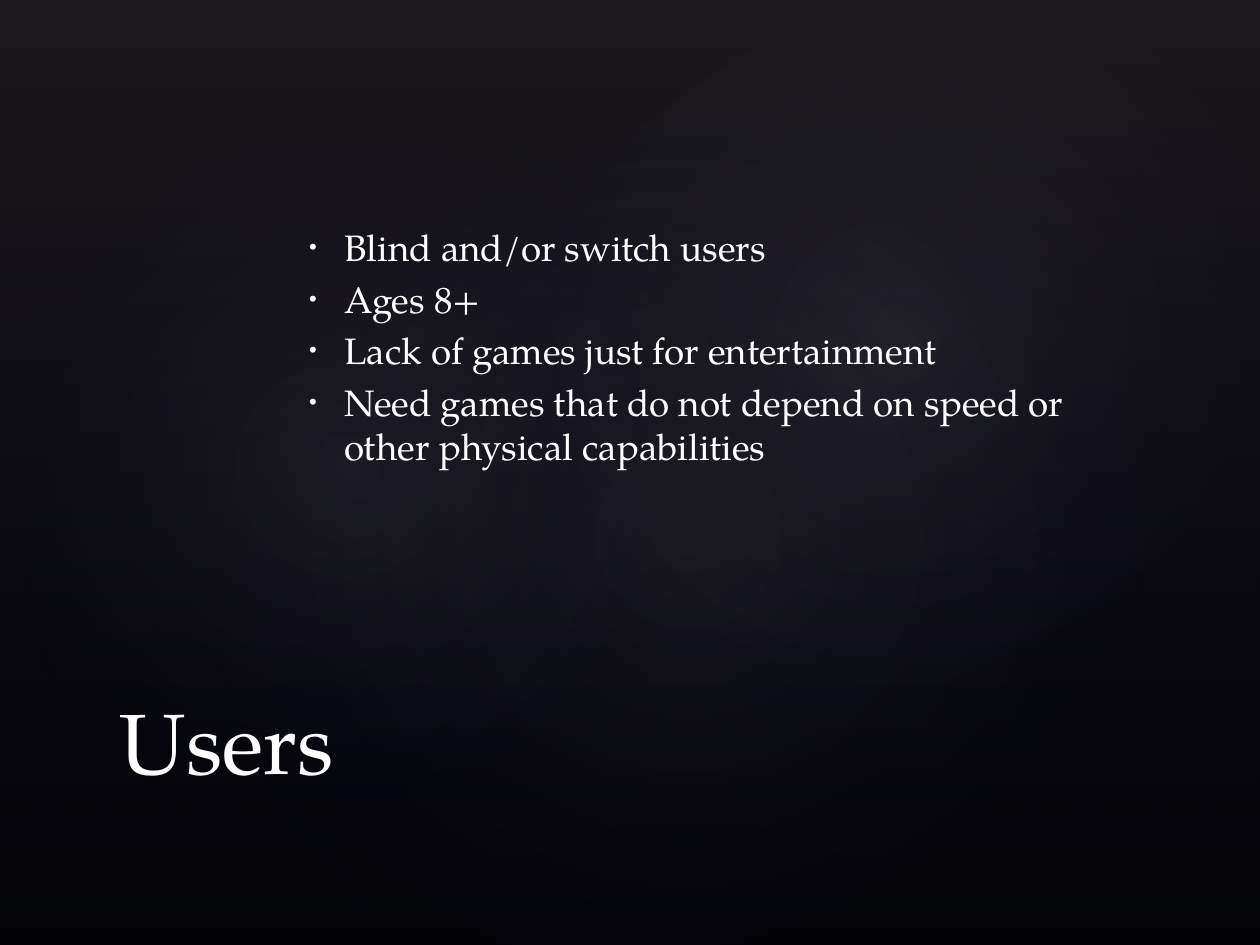
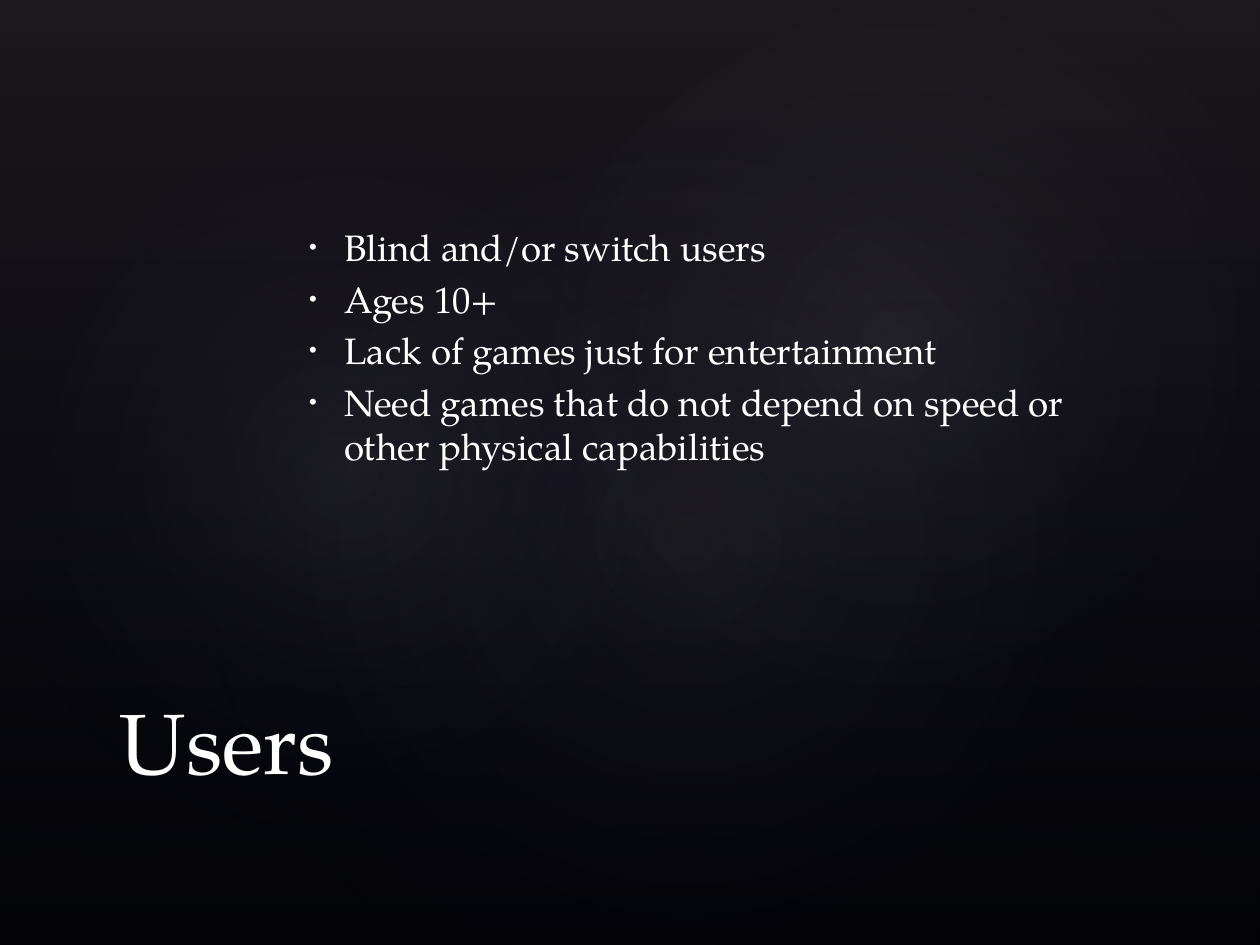
Before and after one commit to richardallred/523RPG, a slide deck: slide 3 of demo.pptx. Drawn at 1260x945 pixels with LibreOffice and Linux fonts; fonts in the diff are those of the drawing; background and template pictures are left out. Boxes give left, top, right and bottom in pixels: in the first picture for what was removed or moved away, otherwise in the second. Text is boxed around its words. In the diff, an @@ line names an element or a change of style, - is before the commit and + after.

```diff
--- a/demo.pptx
+++ b/demo.pptx
@@ text at <box>344,287,499,324</box>: text changed @@
-• Ages 8+
+• Ages 10+
```
Also in this commit, not shown: 2 other slides changed, 1 slide removed.
